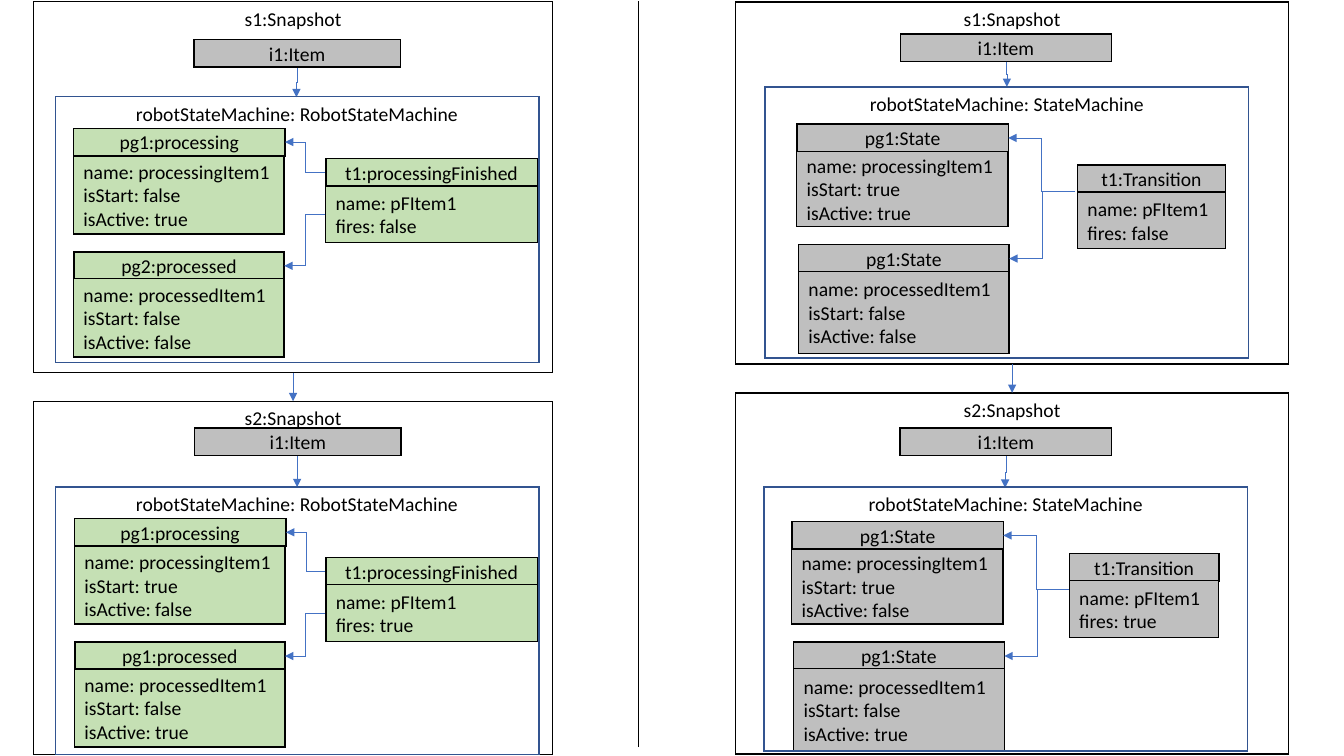
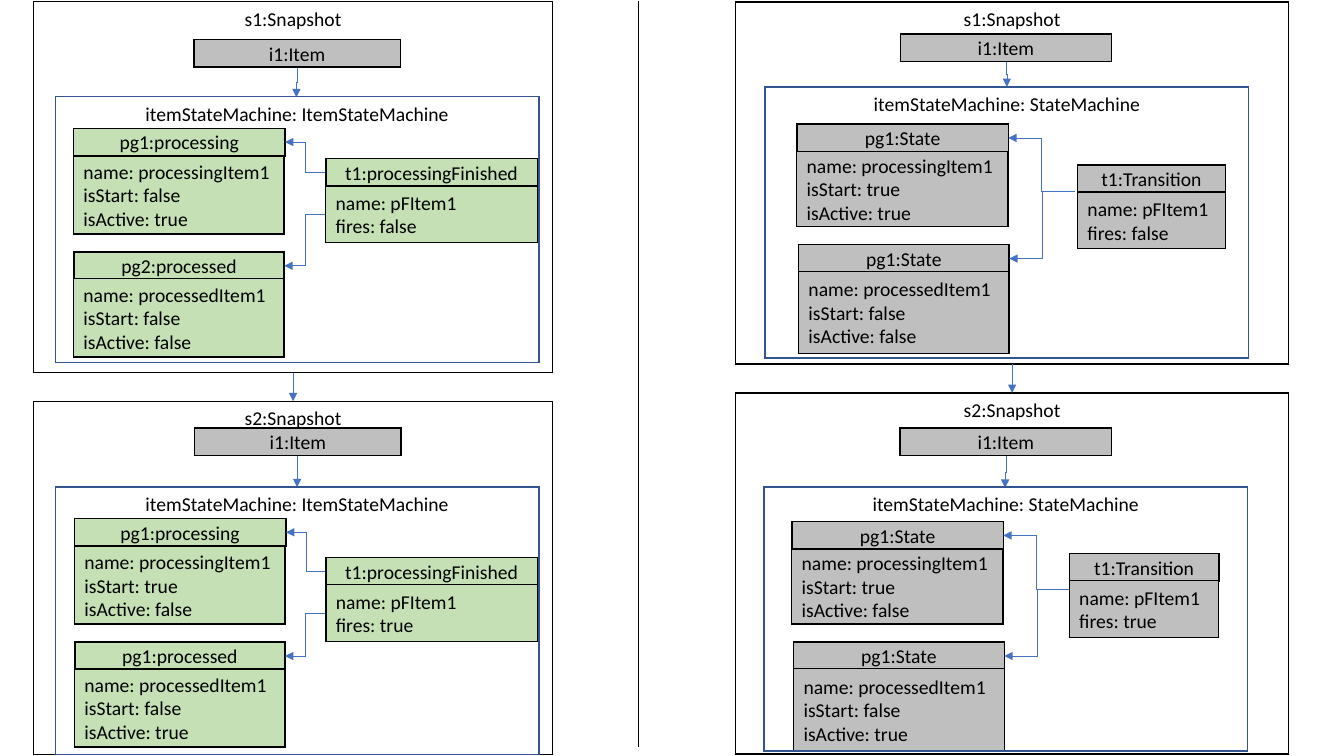
Before and after one commit to cdl-mint/at-journal, a slide deck: slide 13 of figures/2022_AT_Figures.pptx. Drawn at 1344x756 pixels with LibreOffice and Linux fonts; fonts in the diff are those of the drawing. Boxes give left, top, right and bottom in pixels: in the first picture for what was removed or moved away, otherwise in the second. Text is boxed around its words. In the diff, an @@ line names an element or a change of style, - is before the commit and + after.

```diff
--- a/figures/2022_AT_Figures.pptx
+++ b/figures/2022_AT_Figures.pptx
@@ text in rectangle at bbox=[145, 107, 449, 121]: text changed @@
-robotStateMachine: RobotStateMachine
+itemStateMachine: ItemStateMachine
@@ text in rectangle at bbox=[874, 97, 1140, 111]: text changed @@
-robotStateMachine: StateMachine
+itemStateMachine: StateMachine
@@ text in rectangle at bbox=[145, 497, 449, 511]: text changed @@
-robotStateMachine: RobotStateMachine
+itemStateMachine: ItemStateMachine
@@ text in rectangle at bbox=[873, 497, 1139, 511]: text changed @@
-robotStateMachine: StateMachine
+itemStateMachine: StateMachine
```
Also in this commit, not shown: 4 other slides changed.
